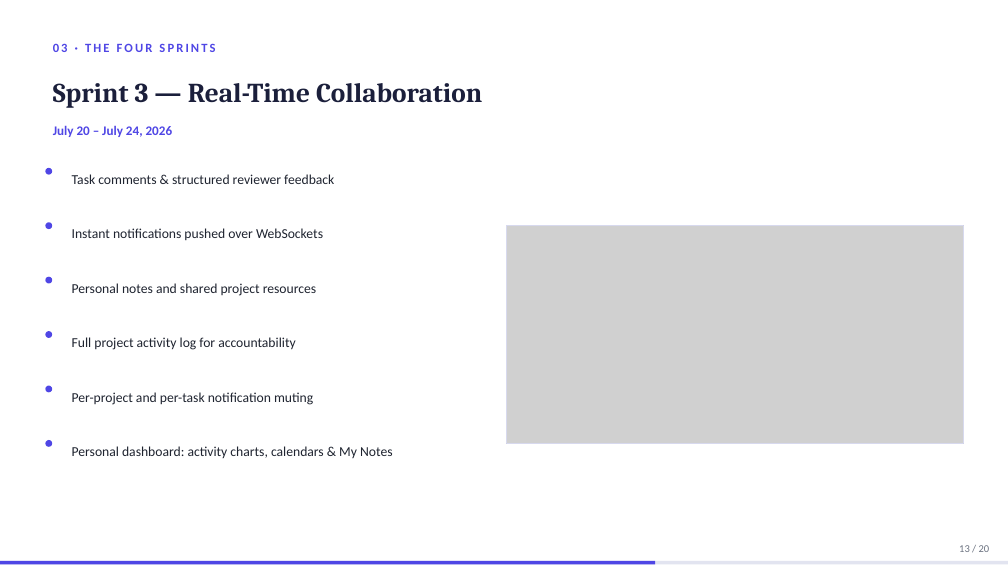
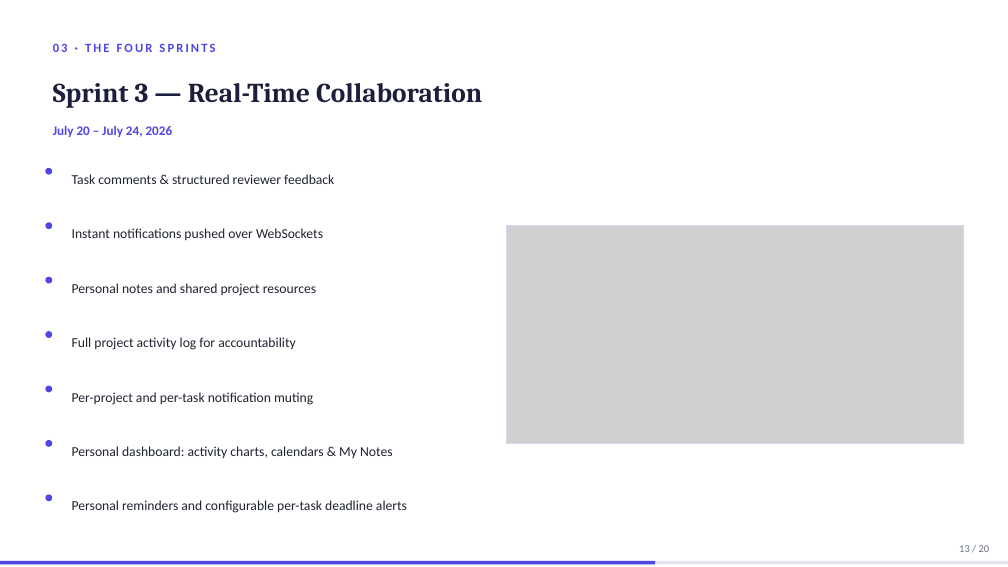
Before and after one commit to domdomxy/synkro, a slide deck: slide 13 of Synkro_PFA_Defense.pptx. Drawn at 1008x567 pixels with LibreOffice and Linux fonts; fonts in the diff are those of the drawing; grey boxes stand for pictures. Boxes give left, top, right and bottom in pixels: in the first picture for what was removed or moved away, otherwise in the second. Text is boxed around its words. In the diff, an @@ line names an element or a change of style, - is before the commit and + after.

```diff
--- a/Synkro_PFA_Defense.pptx
+++ b/Synkro_PFA_Defense.pptx
@@ ellipse added at bbox=[45, 495, 52, 501], fill #4F46E5 @@
@@ text added at bbox=[72, 500, 407, 513], 13 pt, text #1F2430 @@
+Personal reminders and configurable per-task deadline alerts
```
